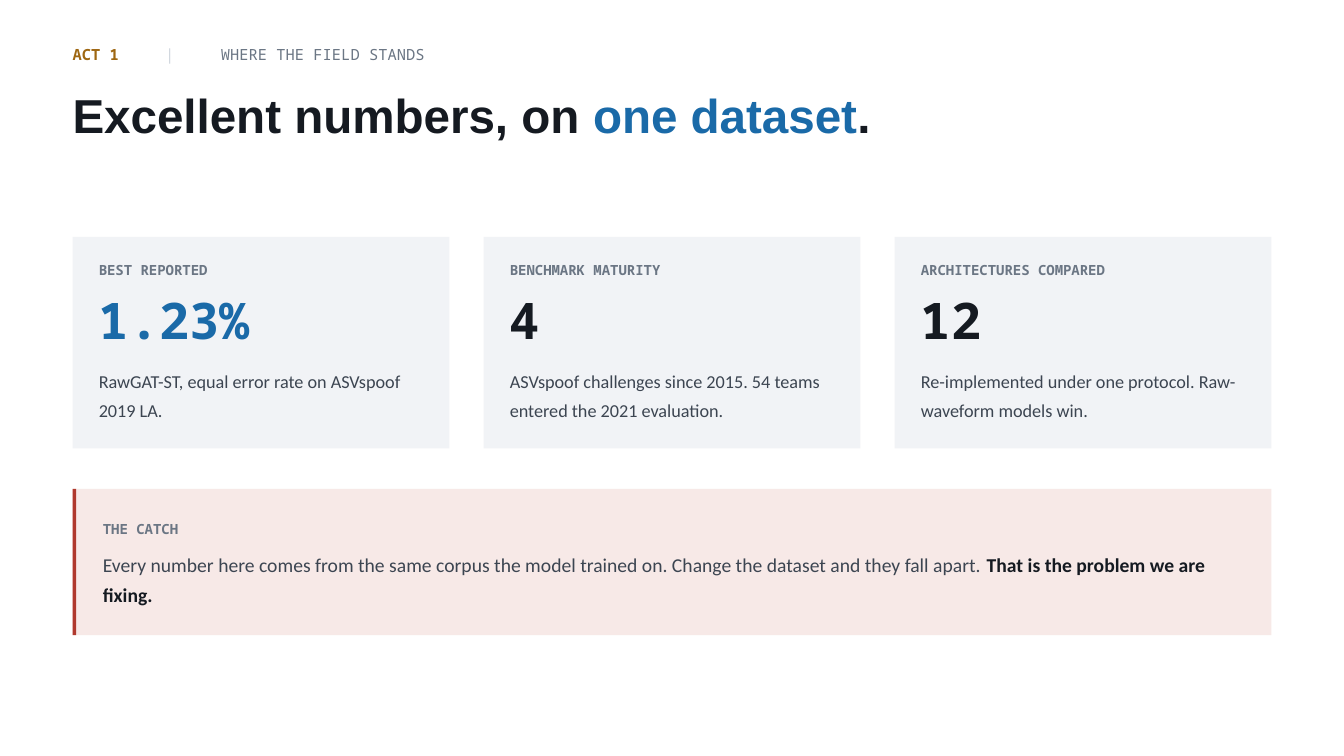
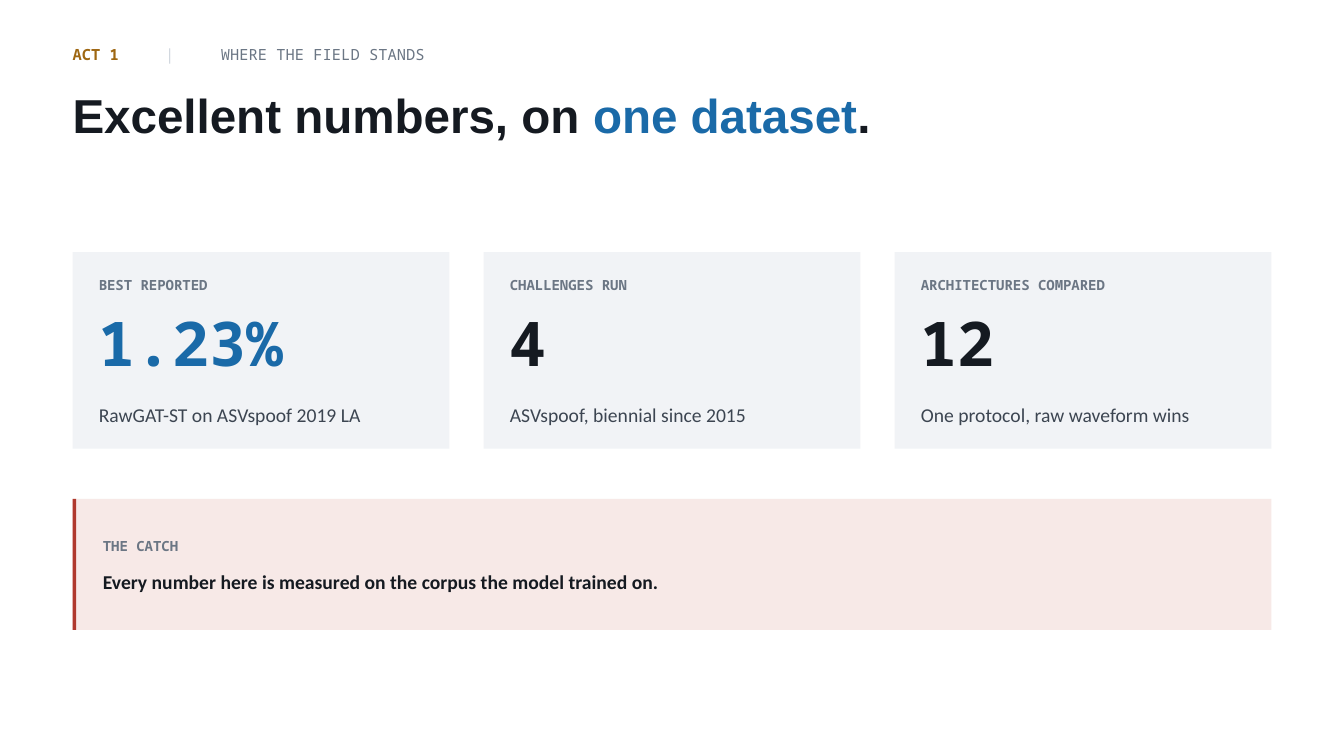
Before and after one commit to mertBiricik/vishing, a slide deck: slide 3 of slides/proposal.pptx. Drawn at 1344x756 pixels with LibreOffice and Linux fonts; fonts in the diff are those of the drawing. Boxes give left, top, right and bottom in pixels: in the first picture for what was removed or moved away, otherwise in the second. Text is boxed around its words. In the diff, an @@ line names an element or a change of style, - is before the commit and + after.

```diff
--- a/slides/proposal.pptx
+++ b/slides/proposal.pptx
@@ rectangle: place and size @@
-rectangle at <box>73,237,450,449</box>
+rectangle at <box>73,252,450,449</box>
@@ rectangle: place and size @@
-rectangle at <box>484,237,861,449</box>
+rectangle at <box>484,252,861,449</box>
@@ rectangle: place and size @@
-rectangle at <box>895,237,1272,449</box>
+rectangle at <box>895,252,1272,449</box>
@@ text "BEST REPORTED": place and size @@
-text "BEST REPORTED" at <box>99,265,401,417</box>
+text "BEST REPORTED" at <box>99,280,361,425</box>
@@ text at <box>510,280,627,290</box>: text changed @@
-BENCHMARK MATURITY
+CHALLENGES RUN
@@ text "CHALLENGES RUN": place and size @@
-text "CHALLENGES RUN" at <box>510,265,820,417</box>
+text "CHALLENGES RUN" at <box>510,280,746,425</box>
@@ text "ARCHITECTURES COMPARED": place and size @@
-text "ARCHITECTURES COMPARED" at <box>921,265,1236,417</box>
+text "ARCHITECTURES COMPARED" at <box>921,280,1190,425</box>
@@ text at <box>99,321,284,367</box>: size 36 to 44 pt in "1.23%"; more space between paragraphs @@
@@ text at <box>510,322,547,366</box>: size 36 to 44 pt in "4"; more space between paragraphs @@
@@ text at <box>921,321,995,366</box>: size 36 to 44 pt in "12"; more space between paragraphs @@
@@ text at <box>99,408,361,425</box>: text changed; size 13 to 14 pt @@
-RawGAT-ST, equal error rate on ASVspoof 2019 LA.
+RawGAT-ST on ASVspoof 2019 LA
@@ text at <box>510,408,746,425</box>: text changed; size 13 to 14 pt @@
-ASVspoof challenges since 2015. 54 teams entered the 2021 evaluation.
+ASVspoof, biennial since 2015
@@ text at <box>921,408,1190,425</box>: text changed; size 13 to 14 pt @@
-Re-implemented under one protocol. Raw-waveform models win.
+One protocol, raw waveform wins
@@ rectangle: place and size @@
-rectangle at <box>73,489,1271,635</box>
+rectangle at <box>73,499,1271,630</box>
@@ rectangle: place and size @@
-rectangle at <box>73,489,77,635</box>
+rectangle at <box>73,499,77,630</box>
@@ text "THE CATCH": place and size @@
-text "THE CATCH" at <box>103,524,1205,606</box>
+text "THE CATCH" at <box>103,541,658,592</box>
@@ text at <box>103,575,658,592</box>: text changed; text colour #3C4551 to #151A21; bold on @@
-Every number here comes from the same corpus the model trained on. Change the dataset and they fall apart. That is the problem we are fixing.
+Every number here is measured on the corpus the model trained on.
```
Also in this commit, not shown: 11 other slides changed, 1 slide added, 2 other files.
